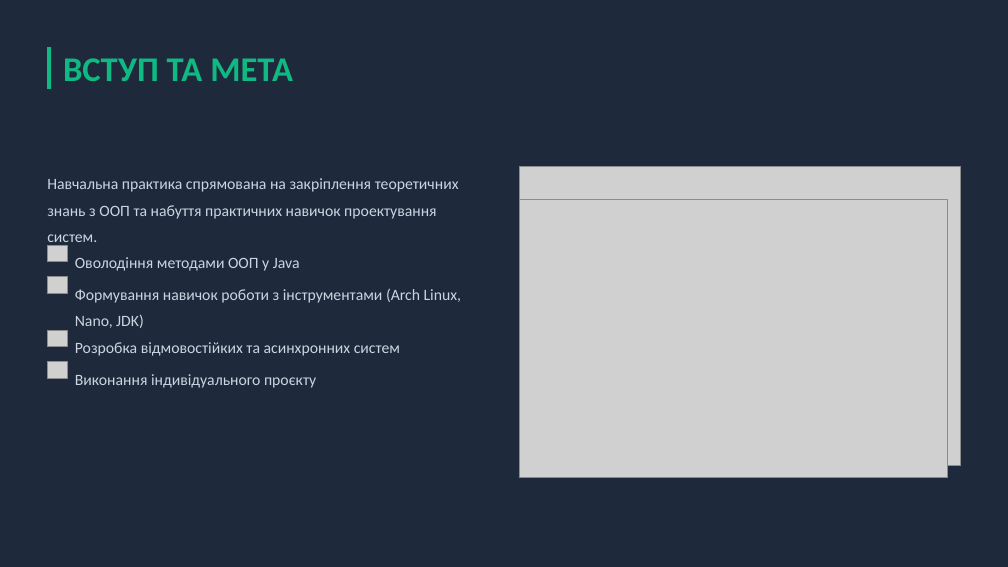
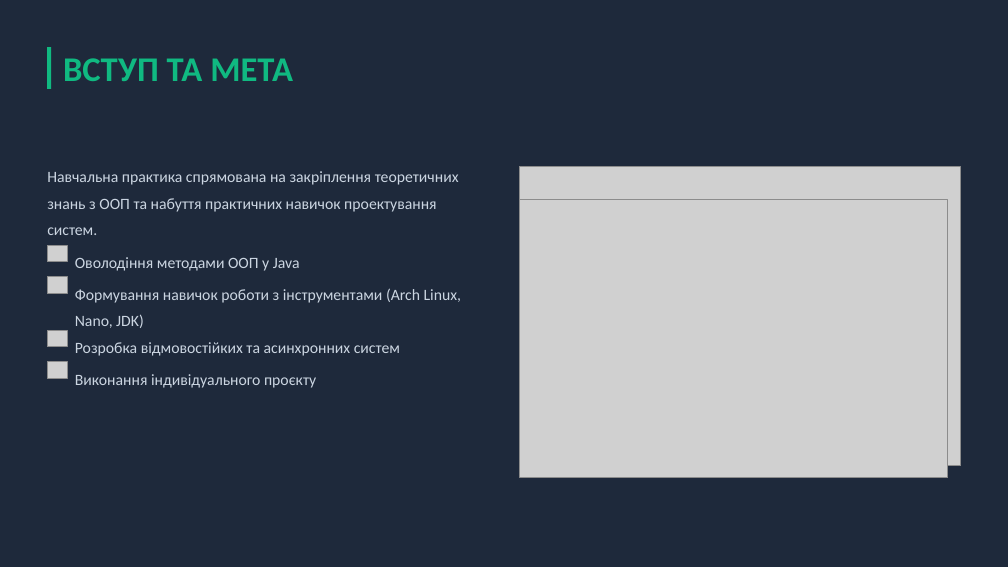
Before and after one commit to merrclop/Training-practice-No.-2-OOP, a slide deck: slide 2 of presentation.pptx. Drawn at 1008x567 pixels with LibreOffice and Linux fonts; fonts in the diff are those of the drawing; grey boxes stand for pictures; background and template pictures are left out. Boxes give left, top, right and bottom in pixels: in the first picture for what was removed or moved away, otherwise in the second. Text is boxed around its words. In the diff, an @@ line names an element or a change of style, - is before the commit and + after.

```diff
--- a/presentation.pptx
+++ b/presentation.pptx
@@ text "Навчальна практика спрямована на закріплення ..." rewrapped from <box>47,178,459,219</box> to <box>47,171,459,235</box> @@
```
Also in this commit, not shown: 4 other slides changed, 1 slide removed.
